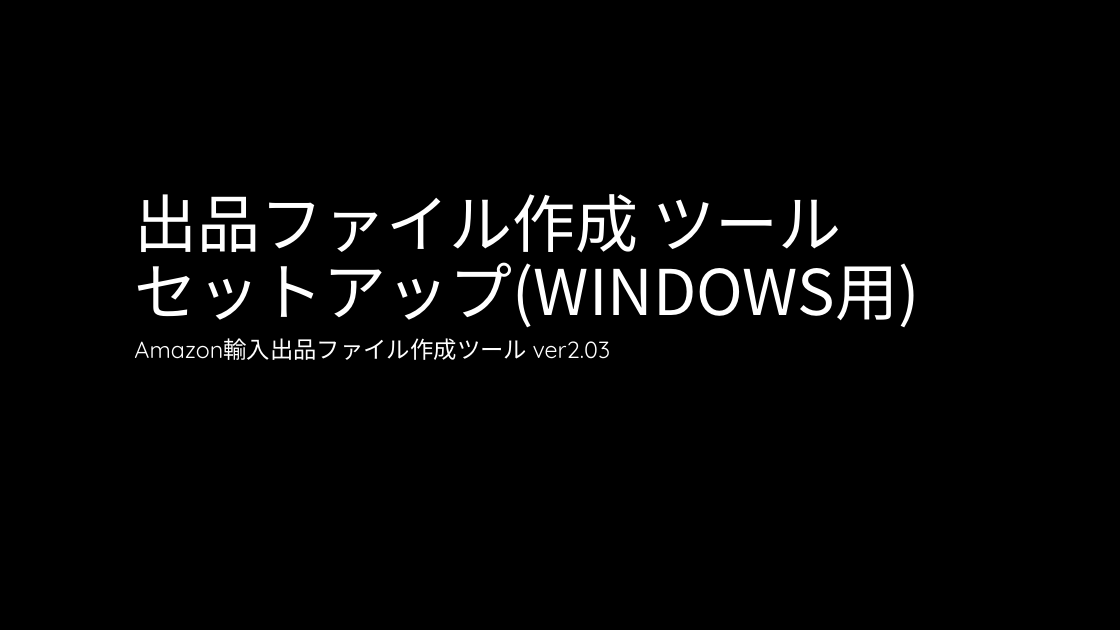
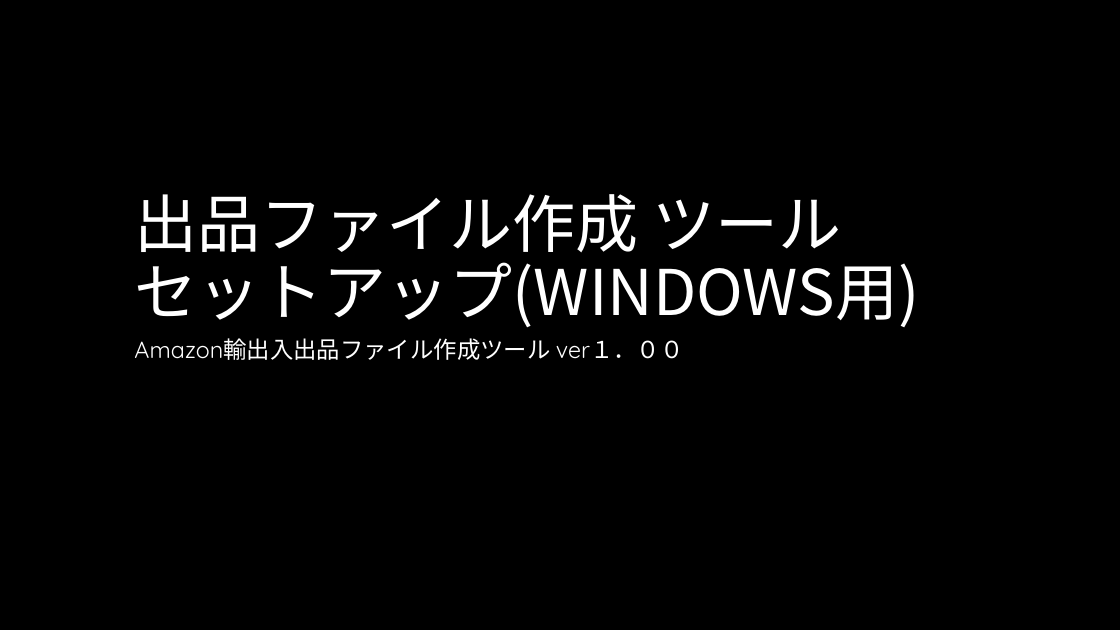
Before and after one commit to yukitakahashi08/docs, a slide deck: slide 1 of bonito/マニュアル/出品ファイル作成ツールセットアップマニュアル(Windows用).pptx. Drawn at 1120x630 pixels with LibreOffice and Linux fonts; fonts in the diff are those of the drawing; background and template pictures are left out. Boxes give left, top, right and bottom in pixels: in the first picture for what was removed or moved away, otherwise in the second. Text is boxed around its words. In the diff, an @@ line names an element or a change of style, - is before the commit and + after.

```diff
--- a/bonito/マニュアル/出品ファイル作成ツールセットアップマニュアル(Windows用).pptx
+++ b/bonito/マニュアル/出品ファイル作成ツールセットアップマニュアル(Windows用).pptx
@@ subtitle at <box>134,338,684,360</box>: text changed @@
-Amazon輸入出品ファイル作成ツール ver2.03
+Amazon輸出入出品ファイル作成ツール ver１．００
```
Also in this commit, not shown: 5 other slides changed, 10 other files.
